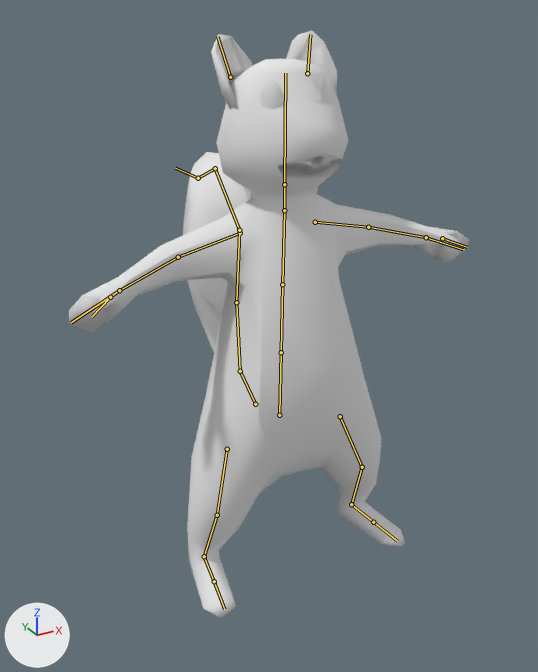
An edit to the Blender file Blender Files/Entities/Player Character/Jul.blend, drawn before and after from the same camera.
The view is the same before and after, from a 50 mm lens placed at (-1.28, -2.25, 2.05), pointed at (-0.02, 0.05, 0.9). The axes (+X, +Y, +Z) are drawn at lower left. The lights are the same throughout. The bones that bend it are drawn over the model as lines.

In view in the first picture: 'Jul Geometry'.
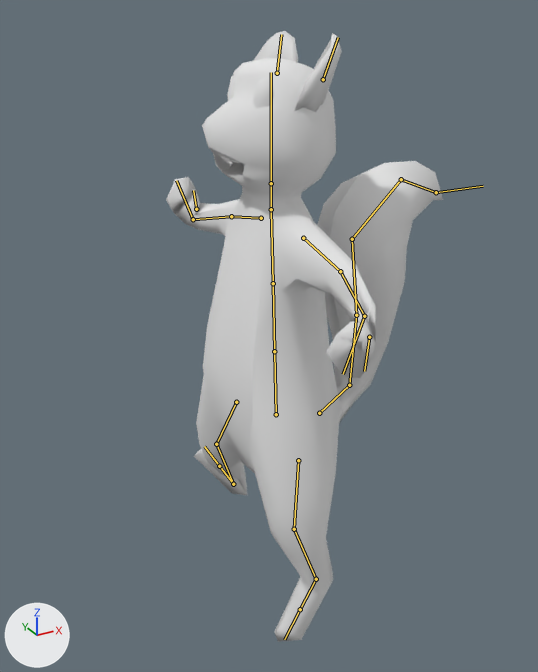
The newer file adds an action. The first version stands in its rest pose; the second is drawn at frame 5 of the action 'Attack 1'.

Changed parts and their boxes (x1, y1, x2, y2) in the pictures (538 x 672 px):
'Jul Geometry', posed (31% narrower): before (69, 31, 469, 618); after (166, 31, 443, 642)

The change in detail:
Bone 'Control' (bone_control) turns from (0, 0, 0) to (0, 0, -90) degrees about its own x, y and z.
